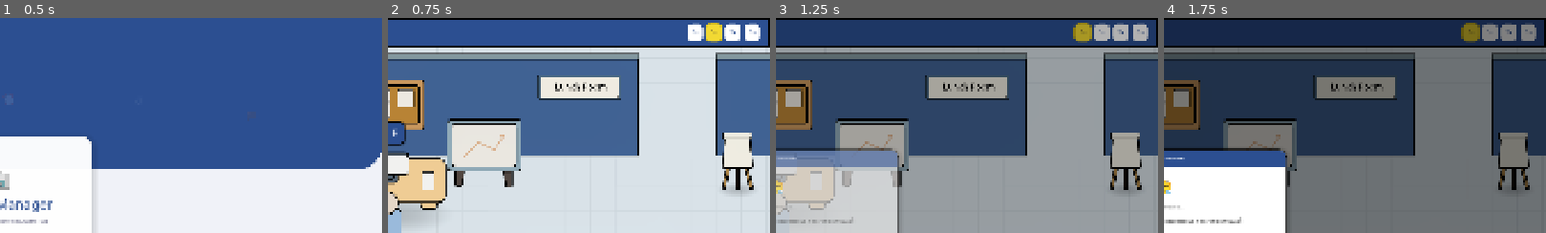
Above: before the commit, frames 1-4 (left to right).
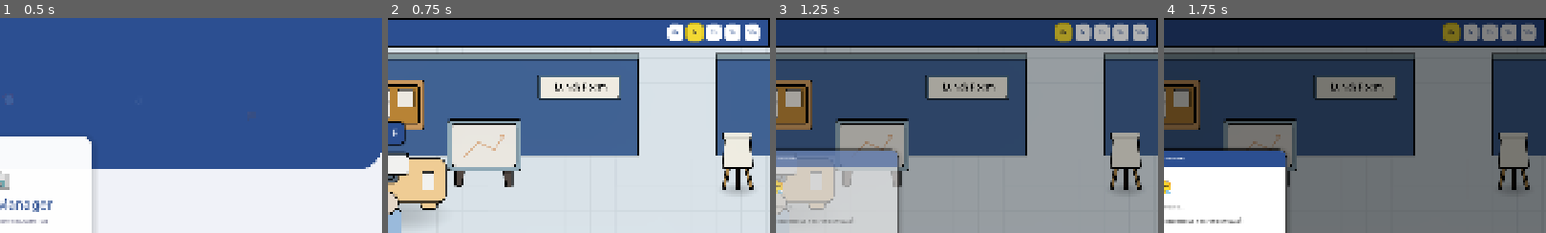
Above: after the commit, the same moments.

Repository: Esca69/project-manager-sim
Game: Godot game, scene res://Scenes/main_menu.tscn
The game is run twice, just before and just after one commit, with the same random seed, the same clock (stepped at 60 frames per second) and the same inputs. Sound files missing from this copy of the repository are replaced by a short silence.
Inputs (mouse positions are % of the whole screen's width and height, from its top left):
- Up to frame 1 (0.5 s): no input
- Up to frame 2 (0.75 s): click "🆕 Новая игра" at 0.5 s
- Up to frame 3 (1.25 s): no input
- Up to frame 4 (1.75 s): click (98, 3) at 1.25 s, where only the run after the commit has a clickable "10х"
The pictures show only the part of the screen within x 50-100%, y 0-50%; the shares and areas given below are measured in that part.

Frame 1 is identical in both runs. In frame 2, 1.2% of the frame differs, in the area x 73-97%, y 2-12%; in frame 3, 0.9%; in frame 4, 0.8%.

Commit message:
Add 10x game speed button to TopBar with key 4 shortcut
Co-authored-by: Esca69 <259692183+Esca69@users.noreply.github.com>

Diff:
--- a/Scenes/hud.tscn
+++ b/Scenes/hud.tscn
@@ -77,6 +77,11 @@
 layout_mode = 2
 focus_mode = 0
 text = "5х"
+
+[node name="Speed10Btn" type="Button" parent="TopBar/MarginContainer/HBoxContainer/SpeedControls"]
+layout_mode = 2
+focus_mode = 0
+text = "10х"
 
 [node name="Panel" type="Panel" parent="."]
 anchors_preset = 8
--- a/Scripts/game_time.gd
+++ b/Scripts/game_time.gd
@@ -243,3 +243,4 @@
 func speed_1x(): set_speed(1.0)
 func speed_2x(): set_speed(2.0)
 func speed_5x(): set_speed(5.0)
+func speed_10x(): set_speed(10.0)
--- a/Scripts/hud.gd
+++ b/Scripts/hud.gd
@@ -7,6 +7,7 @@
 @onready var btn_1x = $TopBar/MarginContainer/HBoxContainer/SpeedControls/Speed1Btn
 @onready var btn_2x = $TopBar/MarginContainer/HBoxContainer/SpeedControls/Speed2Btn
 @onready var btn_5x = $TopBar/MarginContainer/HBoxContainer/SpeedControls/Speed5Btn
+@onready var btn_10x = $TopBar/MarginContainer/HBoxContainer/SpeedControls/Speed10Btn
 
 @onready var info_panel = $Panel
 @onready var name_label = $Panel/VBoxContainer/NameLabel
@@ -147,6 +148,7 @@
 	btn_1x.pressed.connect(func(): GameTime.speed_1x())
 	btn_2x.pressed.connect(func(): GameTime.speed_2x())
 	btn_5x.pressed.connect(func(): GameTime.speed_5x())
+	btn_10x.pressed.connect(func(): GameTime.speed_10x())
 
 	update_balance_ui(GameState.company_balance)
 	update_time_label(GameTime.hour, GameTime.minute)
@@ -195,6 +197,7 @@
 	UITheme.apply_font(btn_1x, "semibold")
 	UITheme.apply_font(btn_2x, "semibold")
 	UITheme.apply_font(btn_5x, "semibold")
+	UITheme.apply_font(btn_10x, "semibold")
 	if _pm_level_label:
 		UITheme.apply_font(_pm_level_label, "semibold")
 	if _pm_xp_label:
--- a/Scripts/speed_controls.gd
+++ b/Scripts/speed_controls.gd
@@ -35,7 +35,7 @@
 	_active_style.corner_radius_bottom_left = 12
 
 	# Применяем стиль ко всем кнопкам
-	for btn in [$PauseBtn, $Speed1Btn, $Speed2Btn, $Speed5Btn]:
+	for btn in [$PauseBtn, $Speed1Btn, $Speed2Btn, $Speed5Btn, $Speed10Btn]:
 		btn.custom_minimum_size = Vector2(44, 30)
 		btn.focus_mode = Control.FOCUS_NONE
 		btn.add_theme_font_size_override("font_size", 13)
@@ -50,6 +50,7 @@
 	$Speed1Btn.pressed.connect(_on_1x_pressed)
 	$Speed2Btn.pressed.connect(_on_2x_pressed)
 	$Speed5Btn.pressed.connect(_on_5x_pressed)
+	$Speed10Btn.pressed.connect(_on_10x_pressed)
 
 func _on_pause_pressed():
 	GameTime.set_speed(0)
@@ -63,6 +64,9 @@
 func _on_5x_pressed():
 	GameTime.speed_5x()
 
+func _on_10x_pressed():
+	GameTime.speed_10x()
+
 # --- ОБРАБОТКА НАЖАТИЙ КЛАВИАТУРЫ ---
 func _unhandled_input(event: InputEvent) -> void:
 	if event.is_action_pressed("speed_pause"):
@@ -73,6 +77,8 @@
 		_on_2x_pressed()
 	elif event.is_action_pressed("speed_5x"):
 		_on_5x_pressed()
+	elif event.is_action_pressed("speed_10x"):
+		_on_10x_pressed()
 
 func _process(_delta):
 	var current = GameTime.current_speed_scale
@@ -82,6 +88,7 @@
 	_update_btn_style($Speed1Btn, current == 1)
 	_update_btn_style($Speed2Btn, current == 2)
 	_update_btn_style($Speed5Btn, current == 5)
+	_update_btn_style($Speed10Btn, current == 10)
 
 func _update_btn_style(btn: Button, is_active: bool):
 	if is_active:
--- a/project.godot
+++ b/project.godot
@@ -109,6 +109,11 @@
 "events": [Object(InputEventKey,"resource_local_to_scene":false,"resource_name":"","device":-1,"window_id":0,"alt_press …(191 unchanged characters)…
 ]
 }
+speed_10x={
+"deadzone": 0.2,
+"events": [Object(InputEventKey,"resource_local_to_scene":false,"resource_name":"","device":-1,"window_id":0,"alt_pressed":false,"shift_pressed":false,"ctrl_pressed":false,"meta_pressed":false,"pressed":false,"keycode":0,"physical_keycode":52,"key_label":0,"unicode":52,"location":0,"echo":false,"script":null)
+]
+}
 
 [internationalization]
 
Not shown, changed: Scenes/hud.tscn173705985676.tmp
